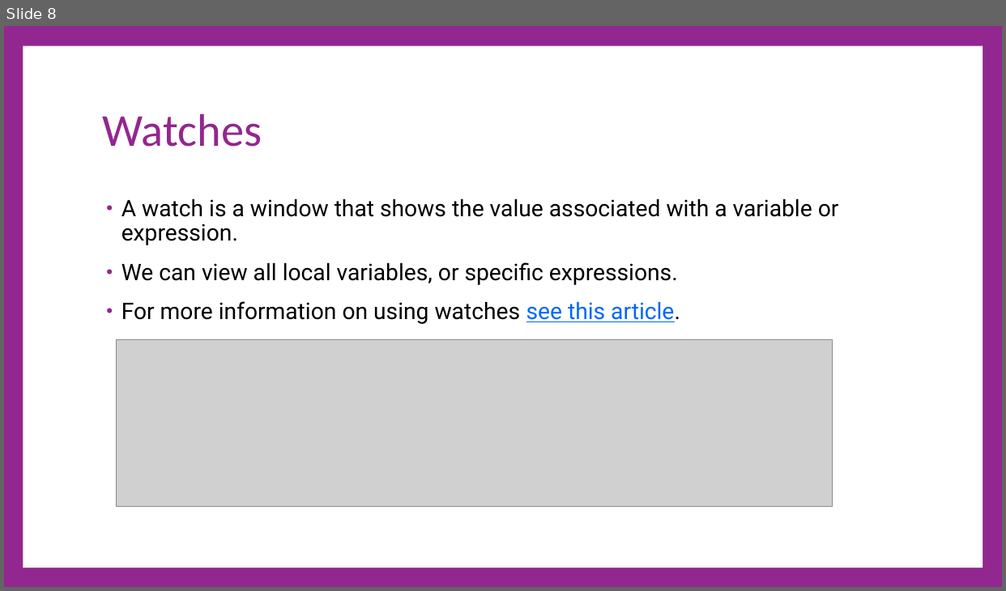
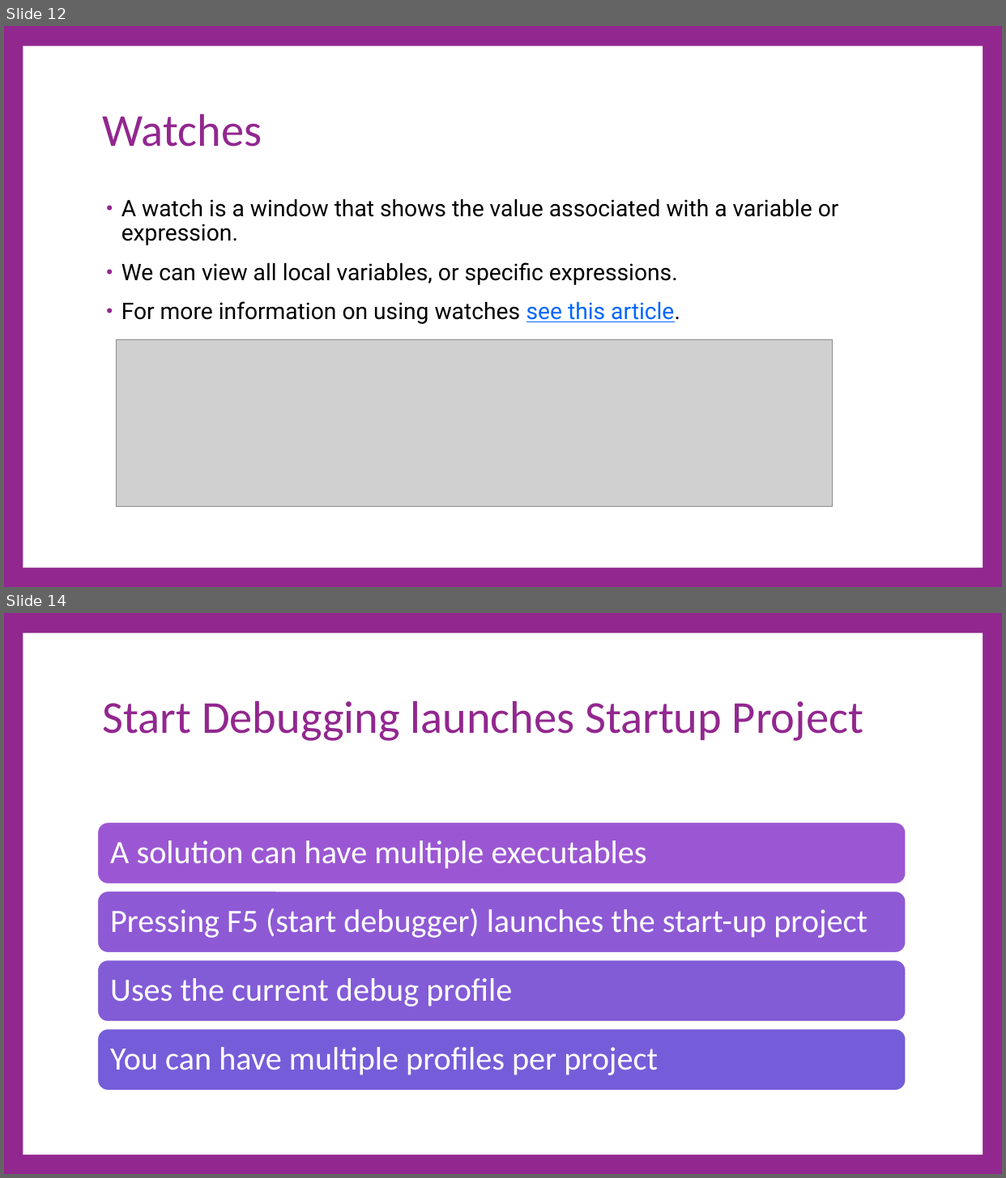
Before and after one commit to cdiggins/cs321, a slide deck: class-notes/cs321-winter-2023-lecture-6-debugging.pptx. Shown one above the other, each under a label of ours: slide 8 before the commit, slides 12 and 14 after it; the slides between them are not shown. The pictures are 1006x591 and 1006x1178 pixels, drawn with LibreOffice and Linux fonts; fonts in the diff are those of the drawing; grey boxes stand for pictures. Boxes give left, top, right and bottom in pixels: in the first picture for what was removed or moved away, otherwise in the second. Text is boxed around its words. In the diff, an @@ line names an element or a change of style, - is before the commit and + after.

```diff
--- a/class-notes/cs321-winter-2023-lecture-6-debugging.pptx
+++ b/class-notes/cs321-winter-2023-lecture-6-debugging.pptx
@@ slide 14 added at [4, 613, 1002, 1174], background #92278F; not listed: 1 template element that a slide beside it also shows @@
@@ title added at [103, 700, 863, 741], 66 pt, text #92278F @@
+Start Debugging launches Startup Project
@@ group added at [98, 823, 906, 1091]: 4 rounded rectangles, 4 texts @@
+A solution can have multiple executables
+Pressing F5 (start debugger) launches the start-up project
+Uses the current debug profile
+You can have multiple profiles per project
@@ what was slide 8 is now slide 12 @@
```
Also in this commit, not shown: 6 slides changed, 10 other slides added, 16 other files.
